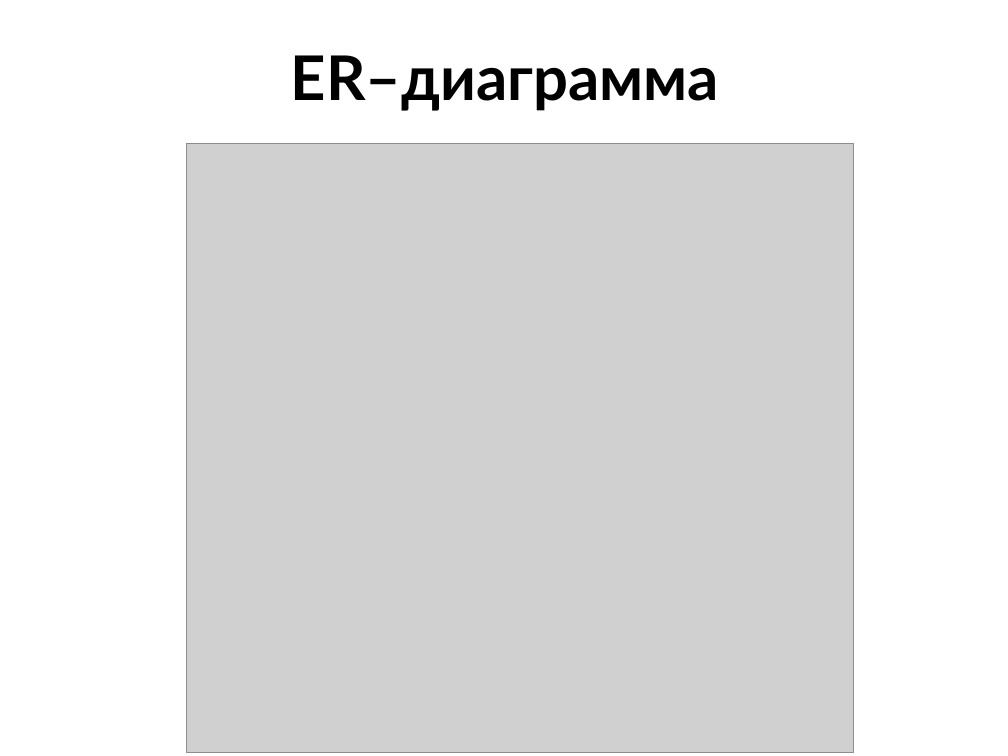
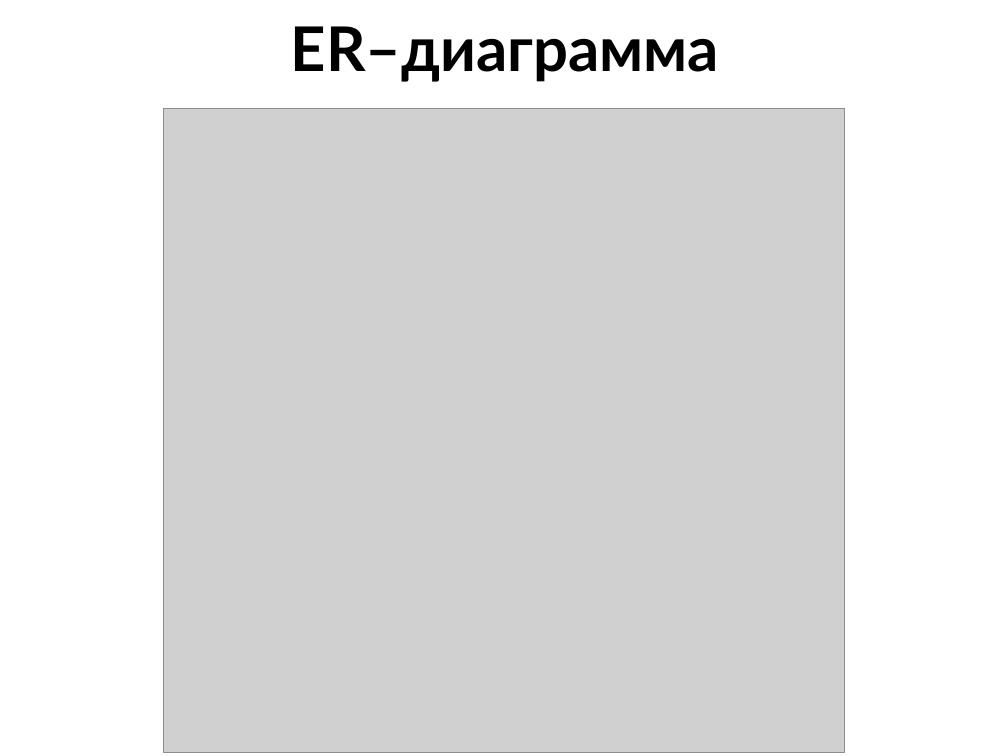
Before and after one commit to Olljux/mchs_project_DB, a slide deck: slide 7 of Проект БД.pptx. Drawn at 1008x756 pixels with LibreOffice and Linux fonts; fonts in the diff are those of the drawing; grey boxes stand for pictures. Boxes give left, top, right and bottom in pixels: in the first picture for what was removed or moved away, otherwise in the second. Text is boxed around its words. In the diff, an @@ line names an element or a change of style, - is before the commit and + after.

```diff
--- a/Проект БД.pptx
+++ b/Проект БД.pptx
@@ title "ER–диаграмма": place and size @@
-title "ER–диаграмма" at bbox=[291, 55, 719, 111]
+title "ER–диаграмма" at bbox=[291, 26, 719, 82]
@@ picture: place and size @@
-picture at bbox=[186, 144, 853, 752]
+picture at bbox=[163, 108, 845, 752]
```
Also in this commit, not shown: 3 other slides changed, 2 slides added, 2 slides removed, 1 other file.
